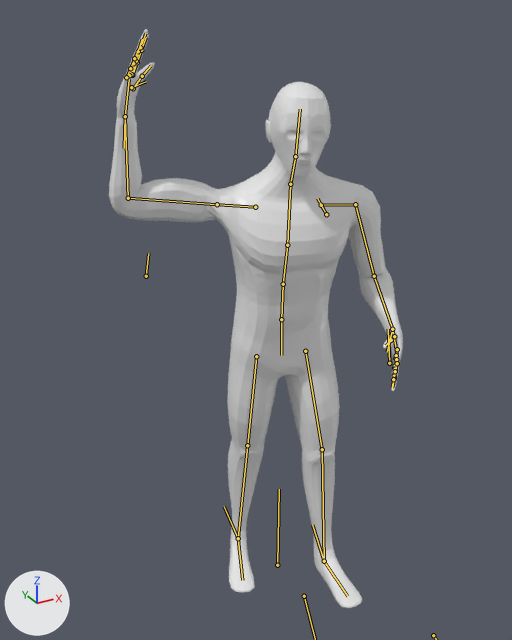
The Blender file Assets/Models/Characters/warrior sword attack.blend: old version first, new version second.
Camera for both pictures: a 50 mm camera at (-1.058, -1.755, 1.889) aimed at (-0.118, -0.046, 1.035). The lights are fixed; the arrows at lower left show +X, +Y and +Z. Both versions are drawn at frame 0 of the action 'ArmatureAction'; the numbers are the values there. The bones that bend it are drawn over the model as lines.
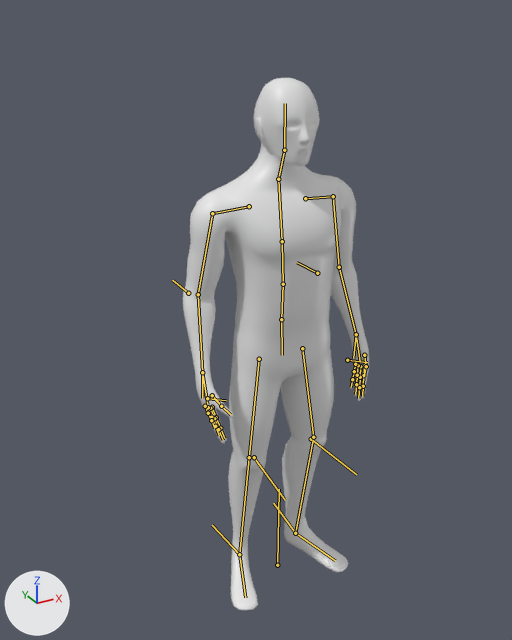
Changed parts and their boxes [x1, y1, x2, y2] in the pictures (512 x 640 px):
'Cube', posed (37% narrower, 8% shorter)
    before: [109, 29, 403, 608]
    after: [183, 78, 369, 610]
bone 'chest0', root to tip
    before: (283, 284) to (287, 245)
    after: (283, 284) to (282, 241)
bone 'chest1', root to tip
    before: (287, 245) to (290, 184)
    after: (282, 241) to (278, 179)
bone 'neck', root to tip
    before: (290, 184) to (295, 156)
    after: (278, 179) to (284, 150)
bone 'arm.ik.l', root to tip
    before: (392, 329) to (387, 352)
    after: (356, 334) to (353, 358)
bone 'shoulder.r', root to tip
    before: (255, 207) to (217, 204)
    after: (249, 206) to (212, 213)
bone 'palm.r', root to tip
    before: (125, 116) to (129, 79)
    after: (202, 372) to (207, 404)
bone 'arm.ik.r', root to tip
    before: (125, 116) to (124, 148)
    after: (202, 372) to (202, 398)
bone 'arm.pole.r', root to tip
    before: (146, 276) to (148, 253)
    after: (188, 293) to (172, 280)
bone 'hips', root to tip
    before: (281, 319) to (281, 355)
    after: (281, 319) to (282, 355)
bone 'leg.ik.l', root to tip
    before: (324, 561) to (312, 525)
    after: (295, 533) to (273, 503)
bone 'leg.ik.r', root to tip
    before: (238, 538) to (224, 506)
    after: (239, 554) to (212, 525)

The change, as a diff of the scene's bpy script:
```diff
--- a/Assets/Models/Characters/warrior sword attack.blend.py
+++ b/Assets/Models/Characters/warrior sword attack.blend.py
@@ bone_chest0 @@
 bone_chest0 = bpy.data.objects['Armature'].pose.bones['chest0']  # child of 'pelvis'
-bone_chest0.rotation_quaternion = (0.992, -0.122, 0.0, 0.0)  # degrees (-14, 0, 0)
+bone_chest0.rotation_quaternion = (1.0, 0.0, 0.0, 0.0)  # degrees (0, 0, 0)
@@ bone_chest1 @@
 bone_chest1 = bpy.data.objects['Armature'].pose.bones['chest1']  # child of 'chest0'
-bone_chest1.rotation_quaternion = (0.987, 0.012, -0.162, -0.009)  # degrees (2, -19, -1)
+bone_chest1.rotation_quaternion = (1.0, 0.0, 0.0, 0.0)  # degrees (0, 0, 0)
@@ bone_neck @@
 bone_neck = bpy.data.objects['Armature'].pose.bones['neck']  # child of 'chest1'
-bone_neck.rotation_quaternion = (0.998, 0.062, -0.016, 0.015)  # degrees (7, -2, 2)
+bone_neck.rotation_quaternion = (1.0, 0.0, 0.0, 0.0)  # degrees (0, 0, 0)
@@ bone_arm_ik_l @@
 bone_arm_ik_l = bpy.data.objects['Armature'].pose.bones['arm.ik.l']  # child of 'shoulder.l'
-bone_arm_ik_l.location = (-0.883, 0.388, -0.974)
+bone_arm_ik_l.location = (-1.041, 0.991, -0.447)
@@ bone_shoulder_r @@
 bone_shoulder_r = bpy.data.objects['Armature'].pose.bones['shoulder.r']  # child of 'chest1'
-bone_shoulder_r.rotation_quaternion = (0.998, 0.049, 0.01, 0.042)  # degrees (6, 1, 5)
+bone_shoulder_r.rotation_quaternion = (1.0, 0.0, 0.0, 0.0)  # degrees (0, 0, 0)
@@ bone_palm_r @@
 bone_palm_r = bpy.data.objects['Armature'].pose.bones['palm.r']  # child of 'forearm.r'
-bone_palm_r.rotation_quaternion = (0.823, -0.115, 0.556, 0.02)  # degrees (-25, 67, -14)
+bone_palm_r.rotation_quaternion = (1.0, 0.0, 0.0, 0.0)  # degrees (0, 0, 0)
@@ bone_arm_ik_r @@
 bone_arm_ik_r = bpy.data.objects['Armature'].pose.bones['arm.ik.r']  # child of 'shoulder.r'
-bone_arm_ik_r.location = (0.588, -1.019, 0.031)
+bone_arm_ik_r.location = (1.026, 0.982, -0.457)
@@ bone_arm_pole_r @@
 bone_arm_pole_r = bpy.data.objects['Armature'].pose.bones['arm.pole.r']  # child of 'arm.ik.r'
-bone_arm_pole_r.location = (0.721, -0.378, -1.385)
+bone_arm_pole_r.location = (-0.595, 0.351, -0.075)
@@ bone_hips @@
 bone_hips = bpy.data.objects['Armature'].pose.bones['hips']  # child of 'pelvis'
-bone_hips.rotation_quaternion = (0.991, 0.0, 0.137, 0.006)  # degrees (0, 16, 1)
+bone_hips.rotation_quaternion = (1.0, 0.0, 0.0, 0.0)  # degrees (0, 0, 0)
@@ bone_leg_ik_l @@
 bone_leg_ik_l = bpy.data.objects['Armature'].pose.bones['leg.ik.l']  # child of 'hips'
-bone_leg_ik_l.location = (-0.008, -0.387, -0.141)
+bone_leg_ik_l.location = (0.0, 0.0, 0.0)
@@ bone_leg_pole_l @@
 bone_leg_pole_l = bpy.data.objects['Armature'].pose.bones['leg.pole.l']  # child of 'leg.ik.l'
-bone_leg_pole_l.location = (0.015, 2.026, -0.18)
+bone_leg_pole_l.location = (0.0, 0.0, 0.0)
@@ bone_leg_ik_r @@
 bone_leg_ik_r = bpy.data.objects['Armature'].pose.bones['leg.ik.r']  # child of 'hips'
-bone_leg_ik_r.location = (-0.002, 0.146, 0.007)
+bone_leg_ik_r.location = (0.0, 0.0, 0.0)
@@ bone_leg_pole_r @@
 bone_leg_pole_r = bpy.data.objects['Armature'].pose.bones['leg.pole.r']  # child of 'leg.ik.r'
-bone_leg_pole_r.location = (-0.015, 2.026, -0.18)
+bone_leg_pole_r.location = (0.0, 0.0, 0.0)
```
